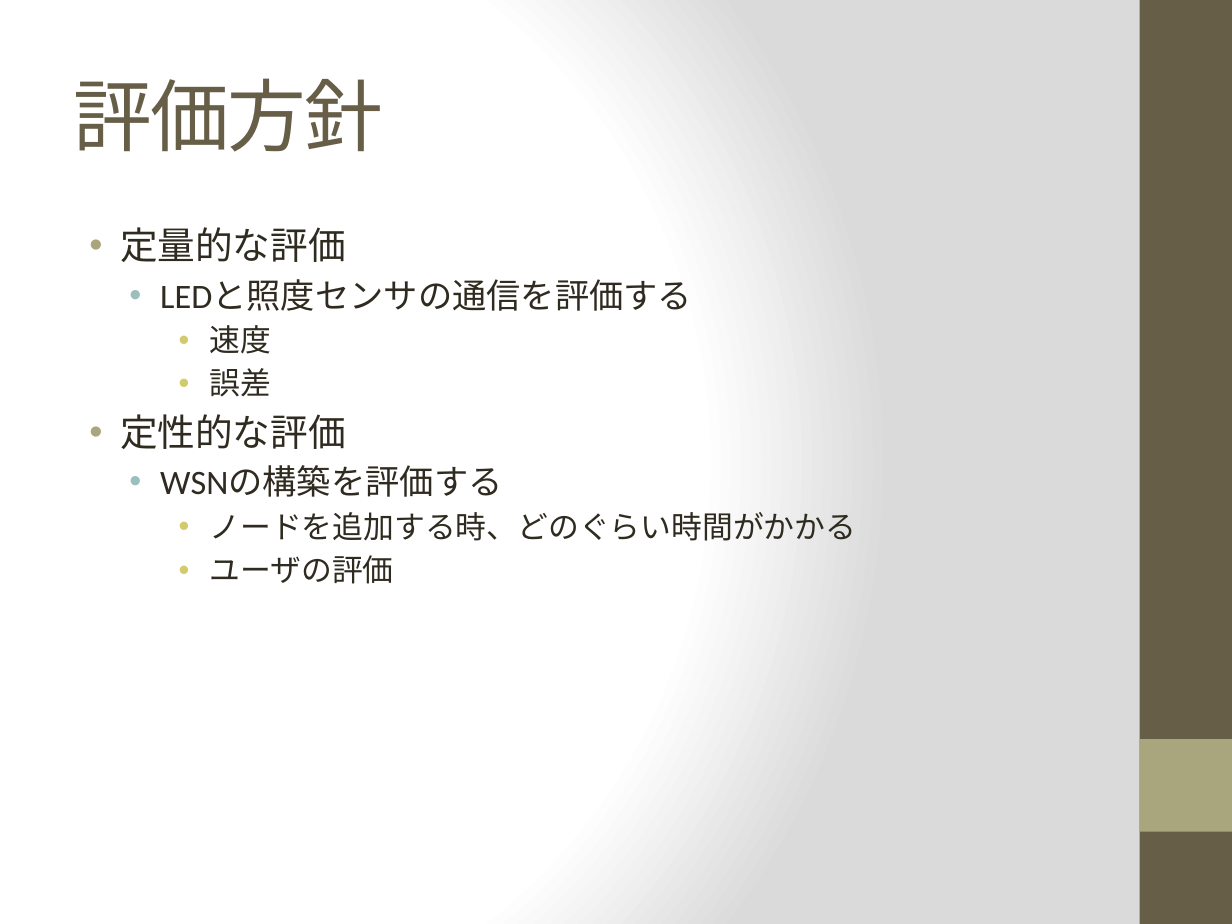
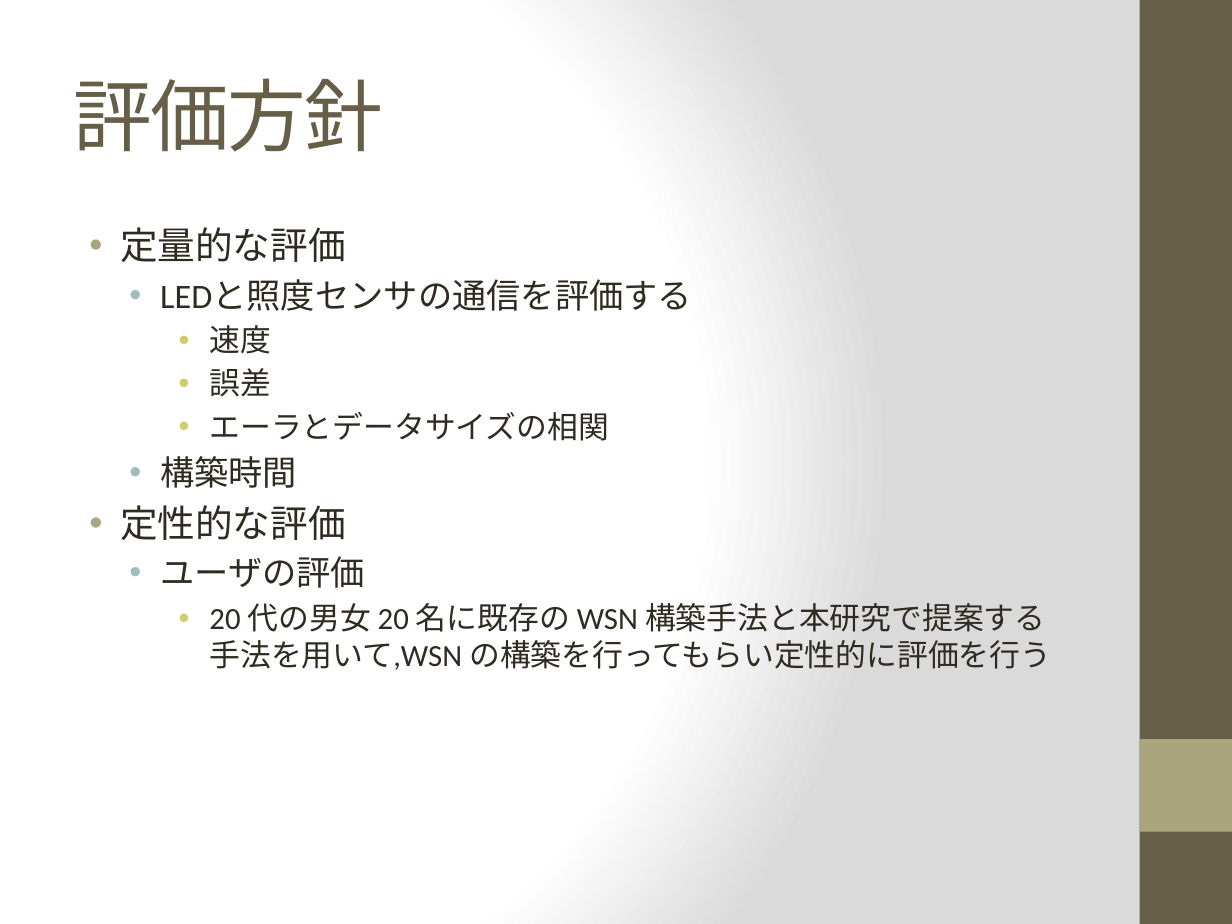
Before and after one commit to spidercpsf/Term2011, a slide deck: slide 24 of UsingLightCommunicationDeployWirelessSensorNetworkv4.pptx (slide 25 before the commit). Drawn at 1232x924 pixels with LibreOffice and Linux fonts; fonts in the diff are those of the drawing. Boxes give left, top, right and bottom in pixels: in the first picture for what was removed or moved away, otherwise in the second. Text is boxed around its words. In the diff, an @@ line names an element or a change of style, - is before the commit and + after.

```diff
--- a/UsingLightCommunicationDeployWirelessSensorNetworkv4.pptx
+++ b/UsingLightCommunicationDeployWirelessSensorNetworkv4.pptx
@@ text at (x1=160, y1=412, x2=608, y2=488): paragraphs added @@
+    • エーラとデータサイズの相関
+  • 構築時間
@@ text at (x1=160, y1=466, x2=856, y2=541): paragraphs removed @@
-  • WSNの構築を評価する
-    • ノードを追加する時、どのぐらい時間がかかる
@@ text at (x1=160, y1=556, x2=365, y2=588): size 18 to 20 pt in "ユーザの評価"; list level 3 to 2 in "ユーザの評価"; bullet colour #D2CB6C to #9CBEBD @@
@@ text at (x1=209, y1=603, x2=1051, y2=670): paragraph added @@
+    • 20 代の男女 20 名に既存の WSN 構築手法と本研究で提案する手法を用いて,WSN の構築を行ってもらい定性的に評価を行う
```
Also in this commit, not shown: 8 other slides changed, 1 slide added, 1 slide removed, 30 other files.
